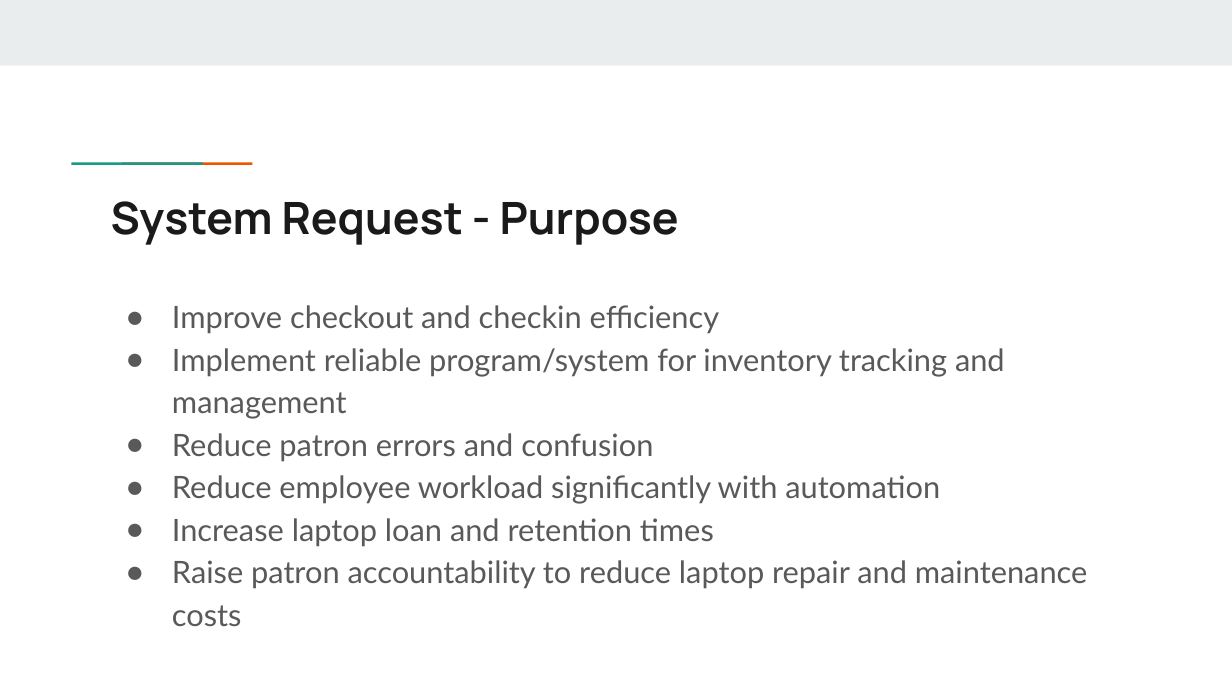
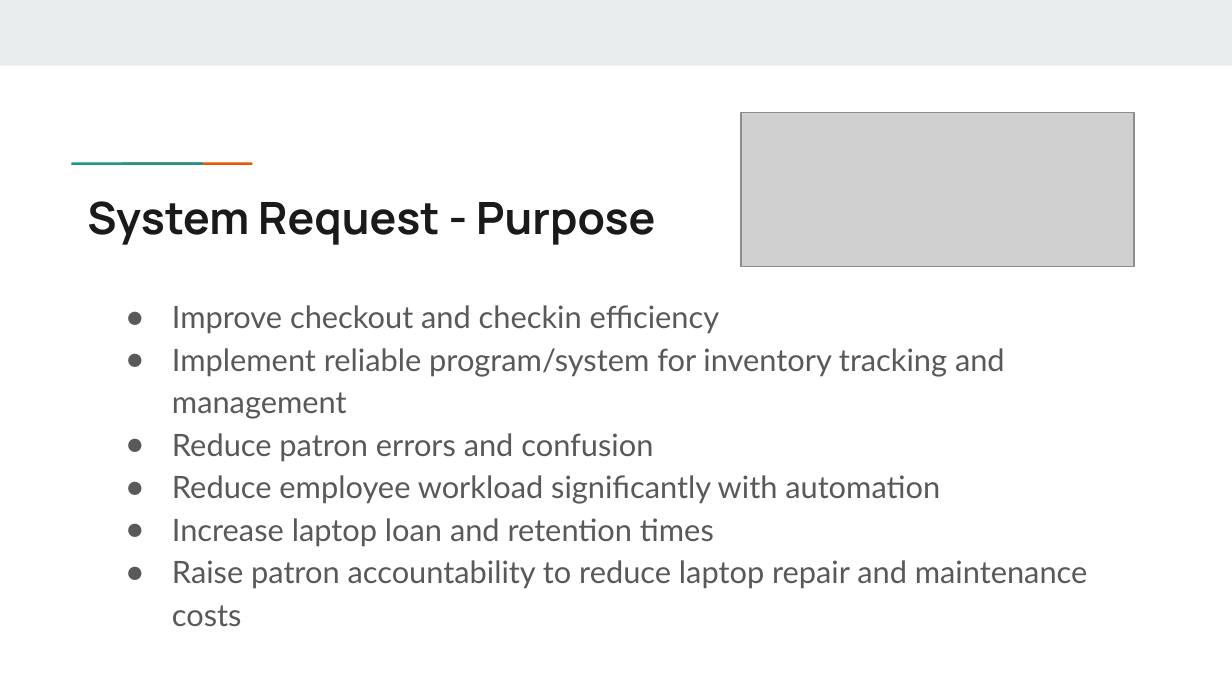
Before and after one commit to N-Roomi/A.O.K.-Laptop-Loan-System-Overhaul, a slide deck: slide 9 of A.O.K. Laptop Overhaul System.pptx. Drawn at 1232x693 pixels with LibreOffice and Linux fonts; fonts in the diff are those of the drawing; grey boxes stand for pictures. Boxes give left, top, right and bottom in pixels: in the first picture for what was removed or moved away, otherwise in the second. Text is boxed around its words. In the diff, an @@ line names an element or a change of style, - is before the commit and + after.

```diff
--- a/A.O.K. Laptop Overhaul System.pptx
+++ b/A.O.K. Laptop Overhaul System.pptx
@@ picture added at (742,113,1135,267) @@
@@ title "System Request - Purpose": place and size @@
-title "System Request - Purpose" at (111,201,679,245)
+title "System Request - Purpose" at (87,201,655,245)
```
Also in this commit, not shown: 15 other slides changed, 1 other file.
